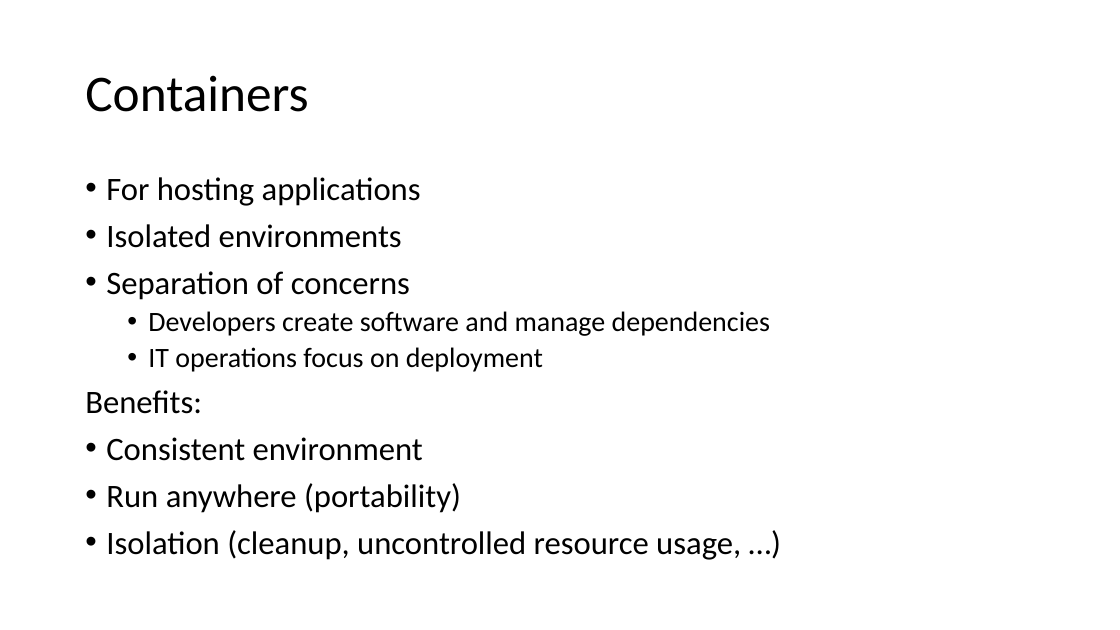
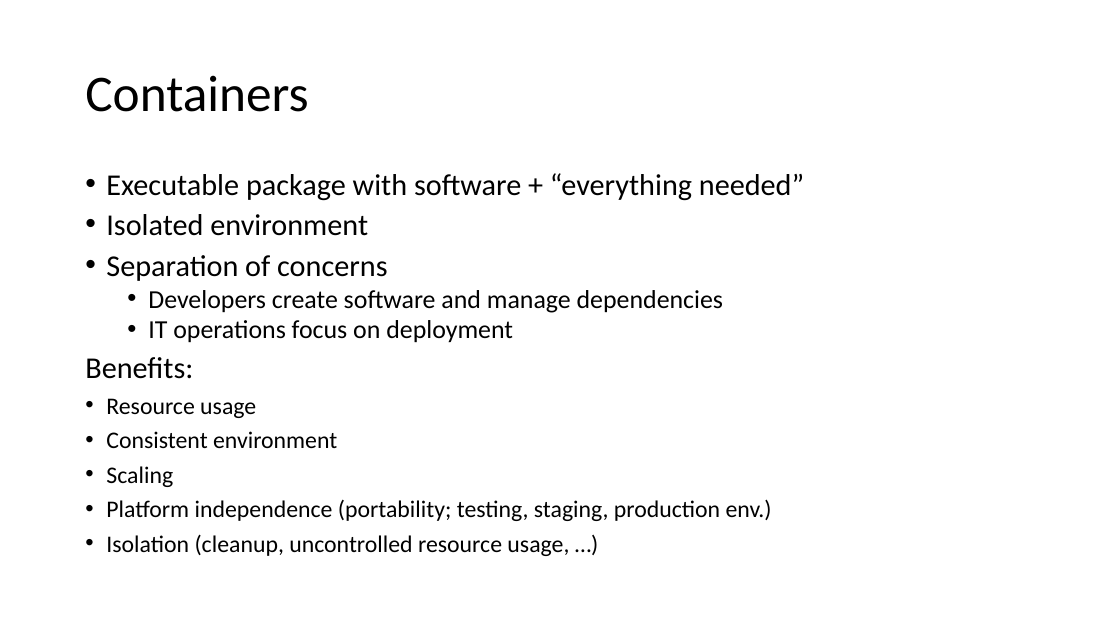
Before and after one commit to ERNICommunity/ESK-EPD-2018-Docker, a slide deck: slide 2 of slides/docker.pptx. Drawn at 1120x630 pixels with LibreOffice and Linux fonts; fonts in the diff are those of the drawing. Boxes give left, top, right and bottom in pixels: in the first picture for what was removed or moved away, otherwise in the second. Text is boxed around its words. In the diff, an @@ line names an element or a change of style, - is before the commit and + after.

Commit message:
Update presentation

```diff
--- a/slides/docker.pptx
+++ b/slides/docker.pptx
@@ text at (x1=106, y1=173, x2=804, y2=236): text changed; size 28 to 25.9 pt @@
-• For hosting applications
-• Isolated environments
+• Executable package with software + “everything needed”
+• Isolated environment
@@ text at (x1=85, y1=255, x2=723, y2=556): size 28 to 25.9 pt in "Separation of concerns", "Benefits:"; size 24 to 22.2 pt in "Developers create software and manage dependencies", "IT operations focus on deployment"; size 28 to 20.4 pt in "Consistent environment", "Isolation (cleanup, uncontrolled resource usage, …)"; line spacing 0.9 to 0.8 @@
@@ text at (x1=106, y1=398, x2=256, y2=418): paragraph added @@
+• Resource usage
@@ text at (x1=106, y1=466, x2=772, y2=521): text changed; size 28 to 20.4 pt @@
-• Run anywhere (portability)
+• Scaling
+• Platform independence (portability; testing, staging, production env.)
```
Also in this commit, not shown: 1 other slide changed, 1 slide added.
